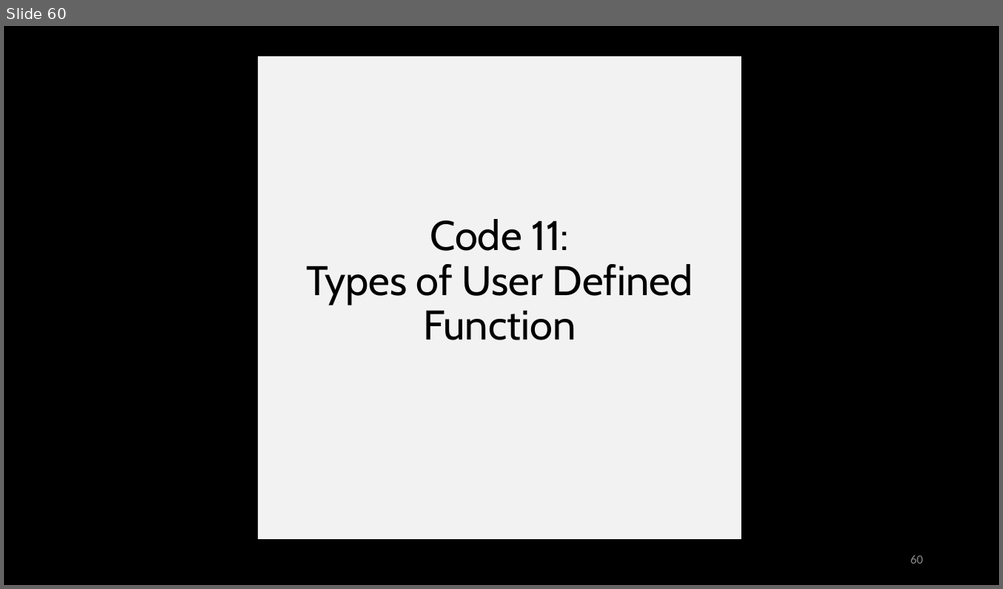
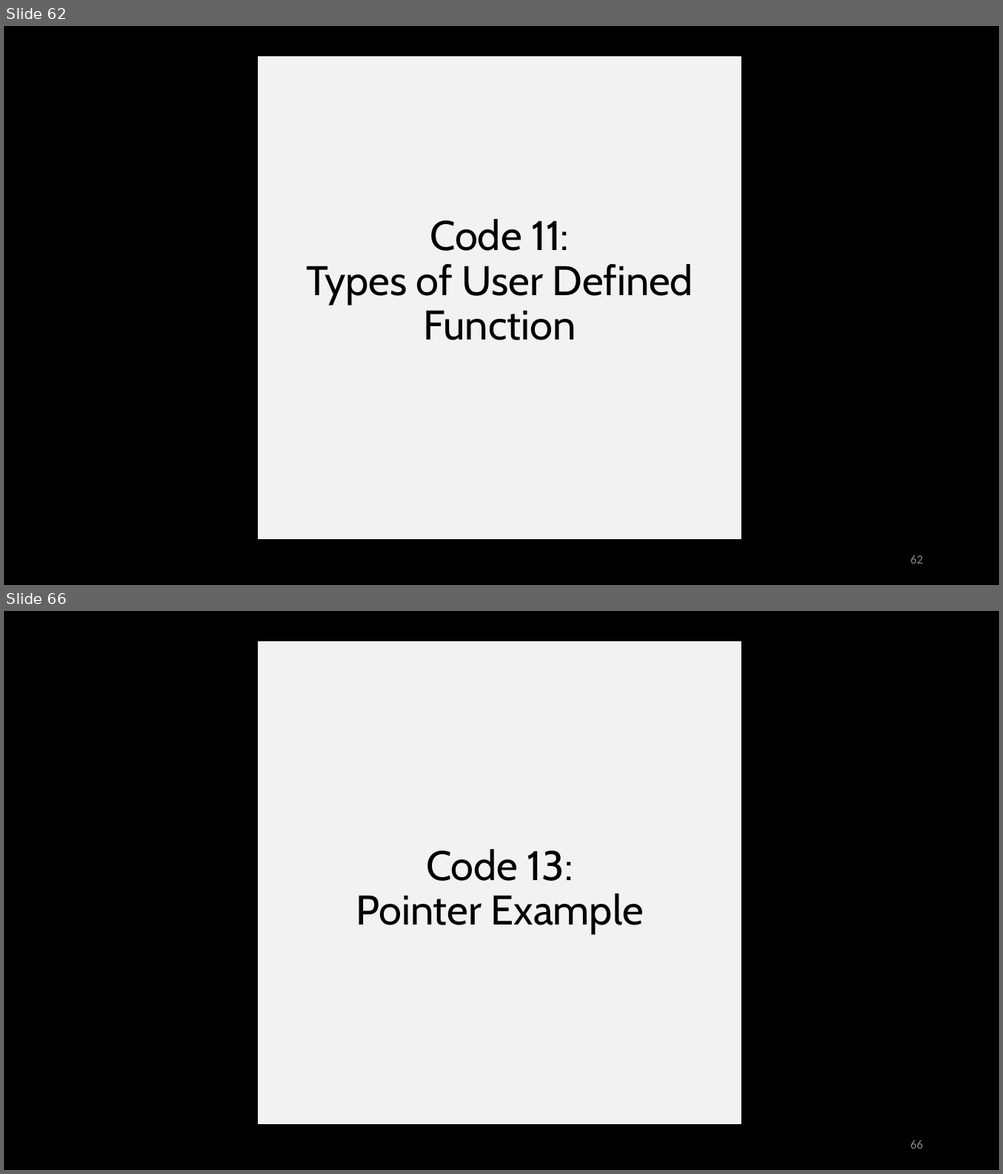
Before and after one commit to piyushtanksale00/TCOERWorkshop, a slide deck: C Programming Workshop.pptx. Shown one above the other, each under a label of ours: slide 60 before the commit, slides 62 and 66 after it; the slides between them are not shown. The pictures are 1003x589 and 1003x1174 pixels, drawn with LibreOffice and Linux fonts; fonts in the diff are those of the drawing. Boxes give left, top, right and bottom in pixels: in the first picture for what was removed or moved away, otherwise in the second. Text is boxed around its words. In the diff, an @@ line names an element or a change of style, - is before the commit and + after.

```diff
--- a/C Programming Workshop.pptx
+++ b/C Programming Workshop.pptx
@@ slide 66 added at [4, 611, 999, 1170], background #000000 @@
@@ title added at [258, 641, 741, 1125], fill #FFFFFF at 95% opacity, 40 pt, text #000000 @@
+Code 13:
+Pointer Example
@@ page number added at [910, 1140, 922, 1149], 12 pt, text #8C8C8C @@
+66
@@ what was slide 60 is now slide 62 @@
@@ page number at [910, 556, 922, 564]: text changed @@
-60
+62
```
Also in this commit, not shown: 2 slides changed, 32 other slides added.
